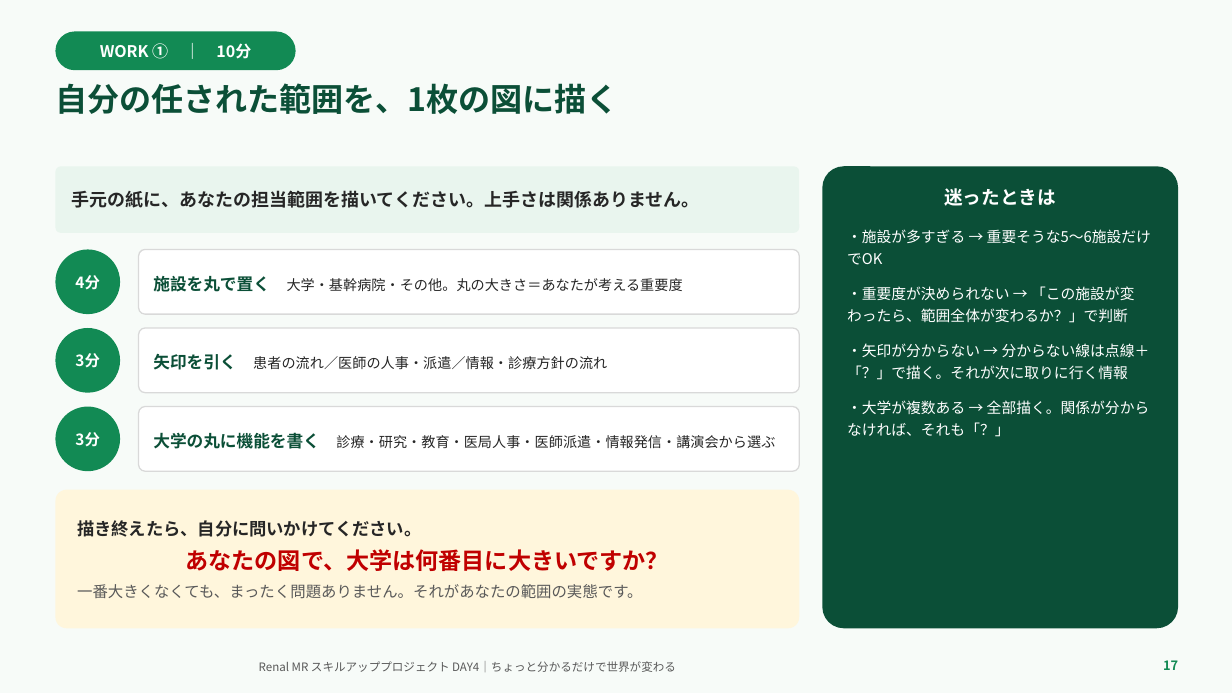
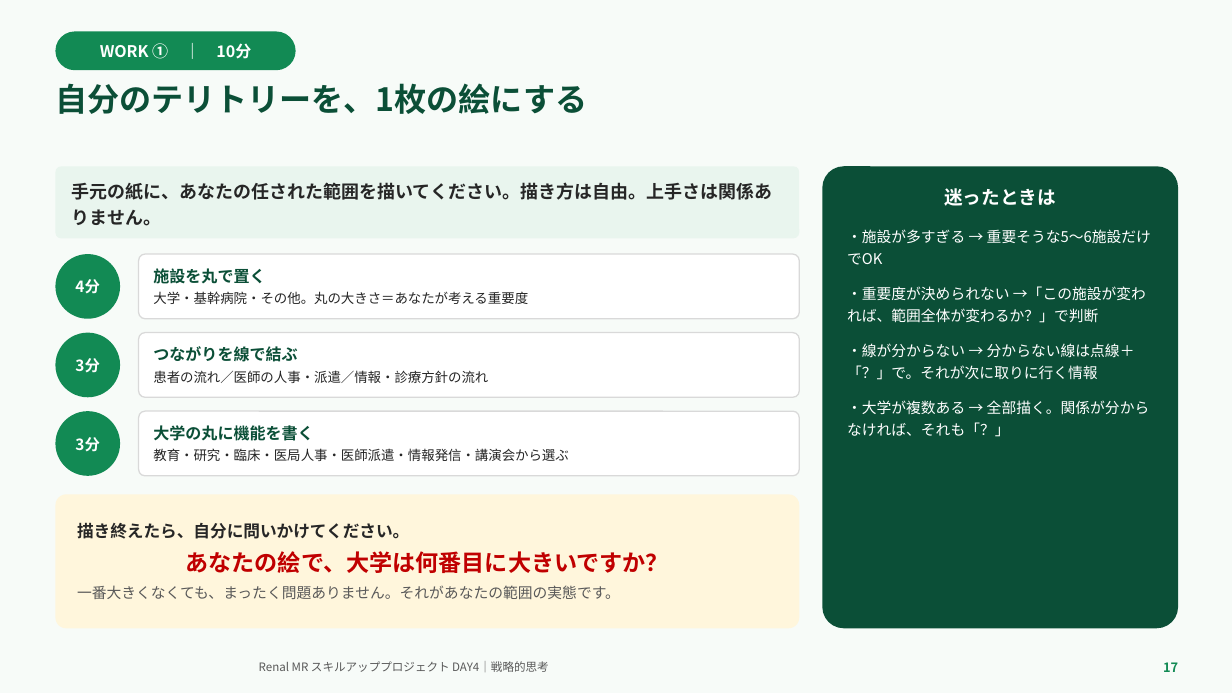
Before and after one commit to TAKUYA-1187/Claude, a slide deck: slide 17 of novartis_training/DAY4_ちょっと分かるだけで世界が変わる.pptx. Drawn at 1232x693 pixels with LibreOffice and Linux fonts; fonts in the diff are those of the drawing; background and template pictures are left out. Boxes give left, top, right and bottom in pixels: in the first picture for what was removed or moved away, otherwise in the second. Text is boxed around its words. In the diff, an @@ line names an element or a change of style, - is before the commit and + after.

```diff
--- a/novartis_training/DAY4_ちょっと分かるだけで世界が変わる.pptx
+++ b/novartis_training/DAY4_ちょっと分かるだけで世界が変わる.pptx
@@ text at (x1=55, y1=83, x2=587, y2=114): text changed @@
-自分の任された範囲を、1枚の図に描く
+自分のテリトリーを、1枚の絵にする
@@ rounded rectangle "手元の紙に、あなたの任された範囲を描いてください。描き方は自由。上手さは関係ありません。" resized from (x1=55, y1=166, x2=799, y2=233) to (x1=55, y1=166, x2=799, y2=238) @@
@@ text in rounded rectangle at (x1=72, y1=182, x2=773, y2=226): text changed @@
-手元の紙に、あなたの担当範囲を描いてください。上手さは関係ありません。
+手元の紙に、あなたの任された範囲を描いてください。描き方は自由。上手さは関係ありません。
@@ text in rounded rectangle at (x1=153, y1=268, x2=528, y2=304): text changed; size 11 to 10.5 pt @@
-施設を丸で置く 大学・基幹病院・その他。丸の大きさ＝あなたが考える重要度
+施設を丸で置く
+大学・基幹病院・その他。丸の大きさ＝あなたが考える重要度
@@ text in rounded rectangle at (x1=847, y1=286, x2=1146, y2=380): text changed @@
-・重要度が決められない → 「この施設が変わったら、範囲全体が変わるか？」で判断
-・矢印が分からない → 分からない線は点線＋「？」で描く。それが次に取りに行く情報
+・重要度が決められない →「この施設が変われば、範囲全体が変わるか？」で判断
+・線が分からない → 分からない線は点線＋「？」で。それが次に取りに行く情報
@@ 3 ellipses, 3 rounded rectangles moved together from (x1=55, y1=250, x2=799, y2=471) to (x1=55, y1=254, x2=799, y2=476) @@
@@ text in rounded rectangle at (x1=153, y1=346, x2=488, y2=383): text changed; size 11 to 10.5 pt @@
-矢印を引く 患者の流れ／医師の人事・派遣／情報・診療方針の流れ
+つながりを線で結ぶ
+患者の流れ／医師の人事・派遣／情報・診療方針の流れ
@@ text in rounded rectangle at (x1=153, y1=425, x2=568, y2=461): text changed; size 11 to 10.5 pt @@
-大学の丸に機能を書く 診療・研究・教育・医局人事・医師派遣・情報発信・講演会から選ぶ
+大学の丸に機能を書く
+教育・研究・臨床・医局人事・医師派遣・情報発信・講演会から選ぶ
@@ rounded rectangle "描き終えたら、自分に問いかけてください。" resized from (x1=55, y1=490, x2=799, y2=628) to (x1=55, y1=494, x2=799, y2=628) @@
@@ text in rounded rectangle at (x1=77, y1=522, x2=620, y2=599): size 13.5 to 13 pt in "描き終えたら、自分に問いかけてください。"; size 12 to 11.5 pt in "一番大きくなくても、まったく問題ありません。それがあなたの範囲の実態です。" @@
@@ text in rounded rectangle at (x1=186, y1=551, x2=669, y2=573): text changed @@
-あなたの図で、大学は何番目に大きいですか？
+あなたの絵で、大学は何番目に大きいですか？
@@ text at (x1=259, y1=661, x2=549, y2=672): text changed @@
-Renal MR スキルアッププロジェクト DAY4｜ちょっと分かるだけで世界が変わる
+Renal MR スキルアッププロジェクト DAY4｜戦略的思考
```
Also in this commit, not shown: 26 other slides changed, 3 slides added, 5 slides removed, 2 other files.
